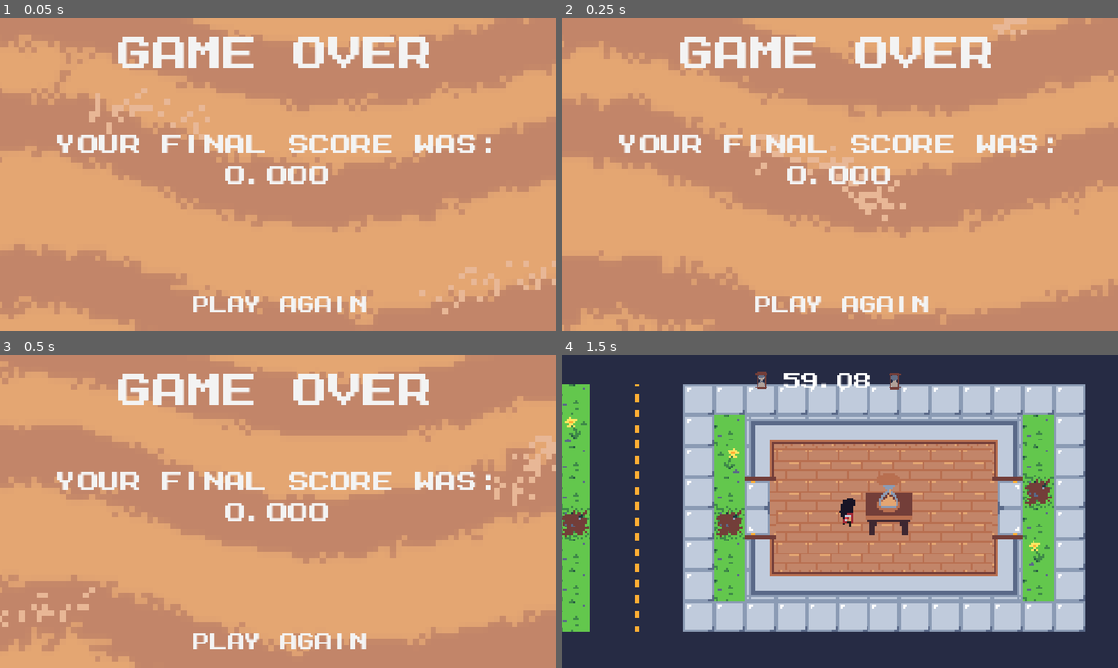
Above: before the commit, frames 1-4 (two rows, left to right).
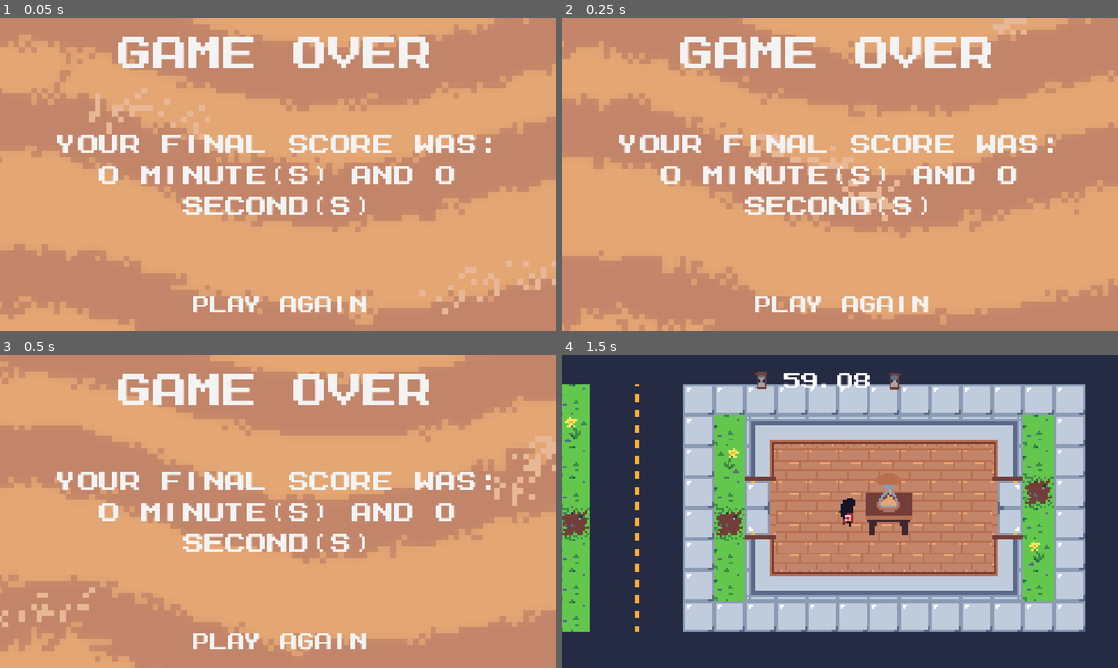
Above: after the commit, the same moments.

Repository: Pedso18/GMTK2026_JUPE
Game: Godot game, scene res://scenes/finalScreen.tscn
Two runs of this game, one before a commit and one after it. Both use one fixed random seed, a clock stepped at 60 frames per second and the inputs below. This scene is started directly instead of the project's main scene. Sound files missing from this copy of the repository are replaced by a short silence.
Inputs (mouse positions are in pixels of both pictures, inside the frame that each line leads up to):
- Up to frame 1 (0.05 s): no input
- Up to frame 2 (0.25 s): no input
- Up to frame 3 (0.5 s): no input
- Up to frame 4 (1.5 s): click "Play Again" at 0.5 s; move the mouse to (962, 495) at 1.27 s; hold Right (ui_right) from 1.28 s (still down)

The runs differ from the first frame. In frame 1, 2.8% of the frame differs, in the area x 17-82%, y 47-63%; in frame 2, 2.8%; in frame 3, 2.8%; in frame 4, nothing differs.

Commit message:
adicionei a formatação certa no score final

Diff:
--- a/scripts/GameManager.gd
+++ b/scripts/GameManager.gd
@@ -118,7 +118,6 @@
 # Called when the node enters the scene tree for the first time.
 func _ready() -> void:
 	pass # Replace with function body.
-
 # Called every frame. 'delta' is the elapsed time since the previous frame.
 func _process(delta: float) -> void:
 
--- a/scripts/finalScore.gd
+++ b/scripts/finalScore.gd
@@ -1,10 +1,20 @@
 extends Label
 
+func formatar_tempo(segundos_totais: float) -> Array:
+	var minutos: int = int(segundos_totais) / 60
+	var segundos: int = int(segundos_totais) % 60
+	return [minutos, segundos]
 
+	return [minutos, segundos]
 # Called when the node enters the scene tree for the first time.
 func _ready() -> void:
-	text = "Your final score was: %.3f"%GameManager.score
-	pass # Replace with function body.
+	var tempo = formatar_tempo((GameManager.score/100))
+	var minutos: int = tempo[0]
+	var segundos: int = tempo[1]
+
+	text = "Your final score was: %d minute(s) and %d second(s)" % [minutos, segundos]
+
+	pass
 
 
 func _on_play_again_button_pressed() -> void:
